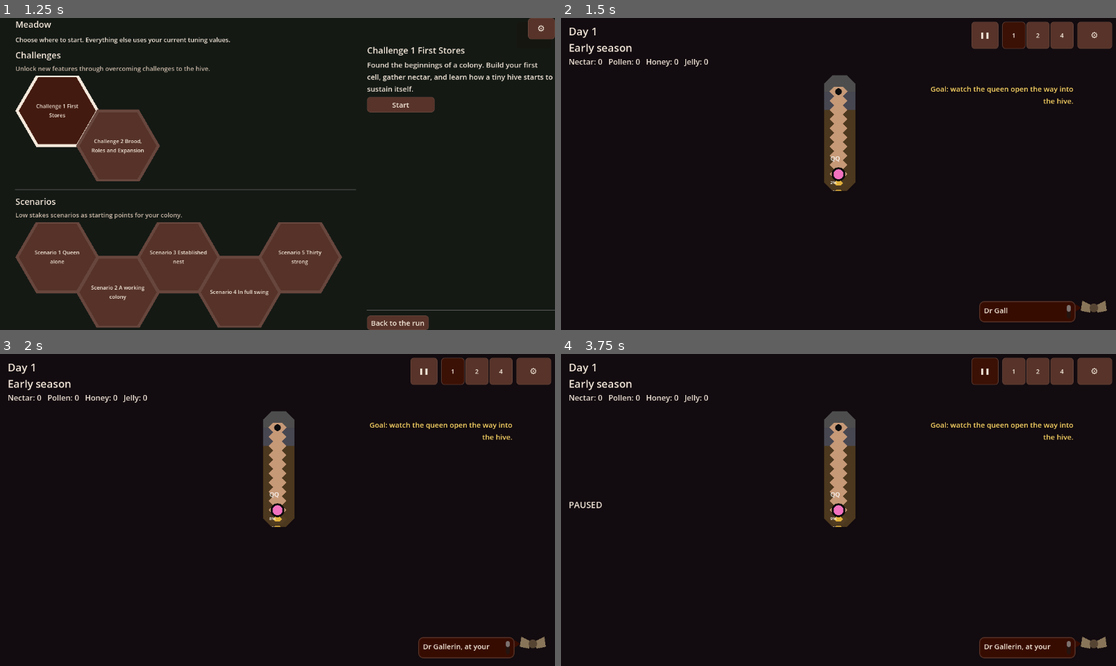
Above: before the commit, frames 1-4 (two rows, left to right).
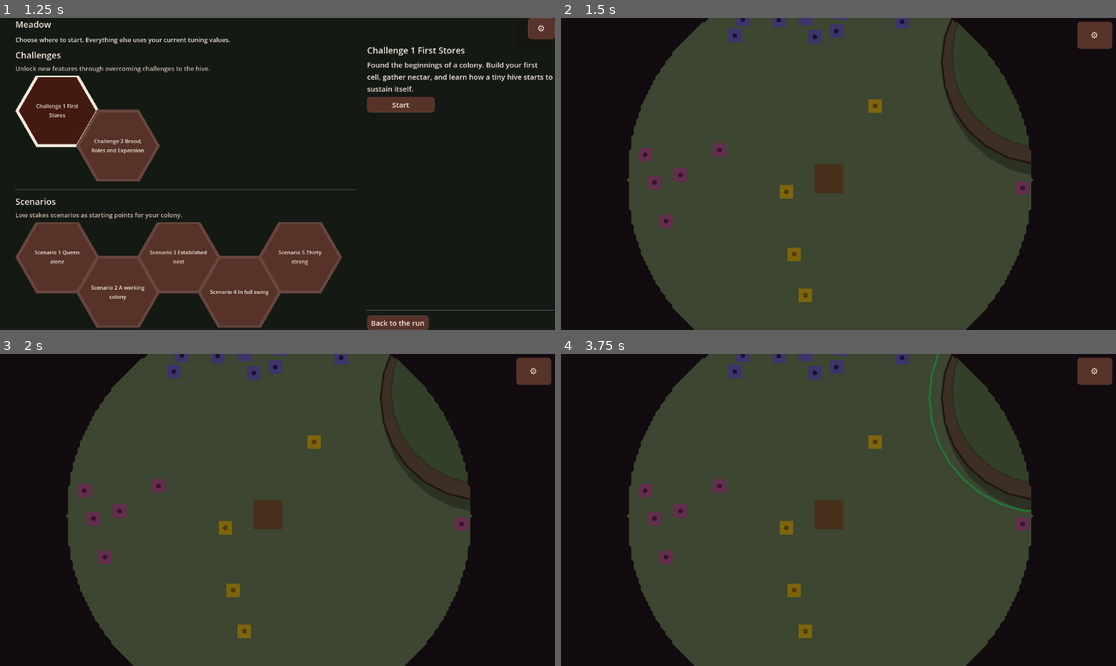
Above: after the commit, the same moments.

Repository: wonderburg7/meadow
Game: Godot game, scene res://scenes/Main.tscn
Two runs of this game, one before a commit and one after it. Both use one fixed random seed, a clock stepped at 60 frames per second and the inputs below.
Inputs (mouse positions are in pixels of both pictures, inside the frame that each line leads up to):
- Up to frame 1 (1.25 s): click (55, 111) at 0.52 s
- Up to frame 2 (1.5 s): click "Start" at 1.25 s
- Up to frame 3 (2 s): no input
- Up to frame 4 (3.75 s): click "⚙" at 2 s; click "Restart Run" at 2.75 s; click (982, 372) at 3.5 s, where only the run before the commit has a clickable "❚❚"

Frame 1 is identical in both runs. In frame 2, 67% of the frame differs, in the area x 1-99%, y 0-100%; in frame 3, 67%; in frame 4, 67%.
Error after the commit: Parse Error: Cannot find member "get_closest_point" in base "Rect2". (res://scripts/hud.gd:2110)

Commit message:
C1-26 -- finish outstanding work
Co-Authored-By: ChatGPT Codex <noreply@openai.com>

Diff:
--- a/scripts/challenge_runner.gd
+++ b/scripts/challenge_runner.gd
@@ -63,6 +63,10 @@
 var active: bool = false
 var _stage_index: int = 0
 var _marker: Polygon2D
+## Presentation belongs to the marker's owner too: the tween is created when
+## the marker becomes visible and is always killed with it, so a completed
+## stage cannot leave an invisible tween running.
+var _marker_pulse: Tween
 ## Ordered-point visit state shared by the hive inspection in 1.4 and the
 ## meadow tour in 1.7. Points stay local to their marker parent so the same
 ## helper works in either world without hard-coding the two worlds' offset.
@@ -257,6 +261,7 @@
 func _process(delta: float) -> void:
 	if not active:
 		return
+	_publish_marker_to_hud()
 	if Session.starting_level == 1 and _stage_index == 0:
 		_drive_opening_mine()
 	if Session.starting_level == 1:
@@ -513,12 +518,12 @@
 	if _marker == null or not is_instance_valid(_marker):
 		return
 	if _visit_point_index >= _visit_points.size():
-		_marker.visible = false
+		_set_marker_visible(false)
 		return
 	if _marker.get_parent() != _visit_marker_parent:
 		_marker.reparent(_visit_marker_parent, false)
 	_marker.position = _visit_points[_visit_point_index].position
-	_marker.visible = true
+	_set_marker_visible(true)
 
 ## Places the shared marker for the current beat. The ordered-visit helper can
 ## reparent it to either world; Bundle C uses the hive root, and Bundle D can
@@ -544,20 +549,54 @@
 		# but the centre is still the honest "build near here" anchor --
 		# same marker 1.5 already uses for the first cell.
 		_marker.position = main.world_building._hive_centre_local()
-		_marker.visible = true
+		_set_marker_visible(true)
 	elif stage_id in ["1.6", "1.19"]:
 		# Both beats are walked from inside the hive view -- the marker
 		# points at the interior doorway.
 		_marker.position = main.hive_entrance_inside()
-		_marker.visible = true
+		_set_marker_visible(true)
 	elif stage_id == "1.10":
 		# Unlike 1.6/1.19, this beat is walked from the meadow: point at
 		# the hive's meadow-side marker instead of the (meaningless out
 		# here) interior doorway coordinate.
 		_marker.position = main.hive.position
-		_marker.visible = true
+		_set_marker_visible(true)
 	else:
-		_marker.visible = false
+		_set_marker_visible(false)
+
+## Starts/stops the marker's unscaled heartbeat and sends its authoritative
+## world state to hud.gd. The HUD deliberately receives no marker node: it
+## cannot move or otherwise alter the runner-owned world presentation.
+func _set_marker_visible(value: bool) -> void:
+	if _marker == null or not is_instance_valid(_marker):
+		return
+	if _marker.visible == value:
+		_publish_marker_to_hud()
+		return
+	_marker.visible = value
+	if value:
+		_marker.scale = Vector2.ONE
+		_marker_pulse = create_tween()
+		_marker_pulse.set_pause_mode(Tween.TWEEN_PAUSE_PROCESS)
+		_marker_pulse.set_ignore_time_scale(true)
+		_marker_pulse.set_loops()
+		_marker_pulse.tween_property(_marker, "scale", Vector2(1.16, 1.16), 0.65) \
+			.set_trans(Tween.TRANS_SINE).set_ease(Tween.EASE_IN_OUT)
+		_marker_pulse.tween_property(_marker, "scale", Vector2.ONE, 0.65) \
+			.set_trans(Tween.TRANS_SINE).set_ease(Tween.EASE_IN_OUT)
+	else:
+		if _marker_pulse != null and _marker_pulse.is_valid():
+			_marker_pulse.kill()
+		_marker_pulse = null
+		_marker.scale = Vector2.ONE
+	_publish_marker_to_hud()
+
+func _publish_marker_to_hud() -> void:
+	if _marker == null or not is_instance_valid(_marker) or main == null or main.hud == null:
+		return
+	main.hud.set_stage_marker(
+		_marker.global_position, _marker.visible,
+		_marker.get_parent() == main.hive_root)
 
 ## Feeds the goal shelf (hud.gd's set_challenge_goal / UI_PLAN.md section
 ## 5): the stage's own goal text, the goal that was just completed
@@ -644,7 +683,7 @@
 	main.hud.set_challenge_goal("")
 	main.hud.set_queen_build_button_visible(false)
 	if _marker != null and is_instance_valid(_marker):
-		_marker.visible = false
+		_set_marker_visible(false)
 	if is_instance_valid(main.queen):
 		main.queen.energy_immune = false
 		main.queen.role_restricted_to = []
--- a/scripts/hud.gd
+++ b/scripts/hud.gd
@@ -18,6 +18,8 @@
 const UiIcon = preload("res://scripts/ui_icon.gd")
 const UiLayout = preload("res://scripts/ui_layout.gd")
 const UiPanelLayout = preload("res://scripts/ui_panel_layout.gd")
+const Shapes = preload("res://scripts/shapes.gd")
+const Stages = preload("res://scripts/challenge_stages.gd")
 
 # --- signals ------------------------------------------------------
 signal role_requested(role_name: String)
@@ -224,6 +226,22 @@
 ## back-reference -- only used to read main.challenge_runner's state for
 ## the selected-bee activity line.
 var main: Node2D
+
+## --- stage marker direction overlay ---------------------------------
+## This is intentionally an overlay rather than another persistent panel.
+## Its CanvasLayer is above Dr Gallerin (layer 15), so an arrow which has
+## been routed around a panel cannot then be drawn underneath that panel.
+const MARKER_ARROW_LAYER := 16
+const MARKER_ARROW_RADIUS := 18.0
+const MARKER_ARROW_EDGE_INSET := 24.0
+const MARKER_ARROW_HYSTERESIS := 2.0
+const MARKER_ARROW_SCAN_STEP := 4.0
+var marker_arrow_overlay: CanvasLayer
+var stage_marker_arrow: Polygon2D
+var _stage_marker_global_position := Vector2.ZERO
+var _stage_marker_visible: bool = false
+var _stage_marker_in_hive: bool = false
+var _marker_exclusion_rects: Array[Rect2] = []
 
 ## The top-left corner. Every readout lives in the colony window now;
 ## this shows only the ones the player has starred there, in a fixed
@@ -566,6 +584,7 @@
 	_build_command_tray()
 	_build_warning_banner()
 	_build_discard_dialog()
+	_build_stage_marker_arrow()
 	get_viewport().size_changed.connect(_on_viewport_size_changed)
 
 ## Re-caps the selection and command trays to the new viewport width
@@ -574,6 +593,30 @@
 func _on_viewport_size_changed() -> void:
 	_apply_selection_tray_width()
 	call_deferred("_resize_command_tray")
+	_update_stage_marker_arrow()
+
+func _build_stage_marker_arrow() -> void:
+	marker_arrow_overlay = CanvasLayer.new()
+	marker_arrow_overlay.name = "stage_marker_arrow_overlay"
+	marker_arrow_overlay.layer = MARKER_ARROW_LAYER
+	marker_arrow_overlay.process_mode = PROCESS_MODE_ALWAYS
+	add_child(marker_arrow_overlay)
+
+	stage_marker_arrow = Polygon2D.new()
+	stage_marker_arrow.name = "stage_marker_arrow"
+	# A three-sided Shapes circle starts with its point at +X. Rotating the
+	# node therefore aims it directly along the true screen-space bearing.
+	stage_marker_arrow.polygon = Shapes.circle_points(MARKER_ARROW_RADIUS, 3)
+	stage_marker_arrow.color = Stages.MARKER_COLOUR
+	stage_marker_arrow.visible = false
+	marker_arrow_overlay.add_child(stage_marker_arrow)
+
+## Called only by challenge_runner.gd. `in_hive` is presentation state from
+## the runner, not a HUD inference about where the marker belongs.
+func set_stage_marker(global_position: Vector2, visible: bool, in_hive: bool) -> void:
+	_stage_marker_global_position = global_position
+	_stage_marker_visible = visible
+	_stage_marker_in_hive = in_hive
 
 func _make_label(pos: Vector2, variation: String = "Body") -> Label:
 	var l := Label.new()
@@ -2012,6 +2055,7 @@
 
 func _process(_delta: float) -> void:
 	Perf.begin("hud")
+	_update_stage_marker_arrow()
 	if warning_panel.visible:
 		warning_timer -= _delta
 		var dwell_elapsed := Session.sim_time - _warning_shown_at >= MIN_DWELL_SECONDS
@@ -2037,6 +2081,79 @@
 		elif active_summary_kind == "":
 			_refresh_selection_text()
 	Perf.end("hud")
+
+## The runner supplies the marker's global point and world. This transform is
+## the camera-aware world-to-canvas conversion; CanvasLayer children use the
+## resulting viewport coordinates directly.
+func _stage_marker_screen_position() -> Vector2:
+	var root: Node2D = main.hive_root if _stage_marker_in_hive else main.meadow_root
+	return root.get_global_transform_with_canvas() * root.to_local(_stage_marker_global_position)
+
+func _update_stage_marker_arrow() -> void:
+	if stage_marker_arrow == null:
+		return
+	if not _stage_marker_visible or main == null or main.in_hive_view != _stage_marker_in_hive:
+		stage_marker_arrow.visible = false
+		return
+	var viewport_size := get_viewport().get_visible_rect().size
+	var marker_screen := _stage_marker_screen_position()
+	# A two-pixel hysteresis stops an exactly-edge marker alternating between
+	# its world glyph and the edge arrow as camera rounding changes by a pixel.
+	if marker_screen.x >= -MARKER_ARROW_HYSTERESIS and marker_screen.x <= viewport_size.x + MARKER_ARROW_HYSTERESIS \
+			and marker_screen.y >= -MARKER_ARROW_HYSTERESIS and marker_screen.y <= viewport_size.y + MARKER_ARROW_HYSTERESIS:
+		stage_marker_arrow.visible = false
+		return
+
+	var safe_edge := Rect2(
+		Vector2.ONE * MARKER_ARROW_EDGE_INSET,
+		viewport_size - Vector2.ONE * MARKER_ARROW_EDGE_INSET * 2.0)
+	var edge_point := safe_edge.get_closest_point(marker_screen)
+	_refresh_marker_exclusion_rects(viewport_size)
+	stage_marker_arrow.position = _slide_arrow_along_edge(edge_point, safe_edge)
+	stage_marker_arrow.rotation = (marker_screen - viewport_size * 0.5).angle()
+	stage_marker_arrow.visible = true
+
+## ui_layout.gd owns each persistent panel's geometry. The live controls give
+## their current, content-hugging height; their owner rectangles keep this
+## overlay tied to the same layout contract on resize and future reflow.
+func _refresh_marker_exclusion_rects(viewport_size: Vector2) -> void:
+	_marker_exclusion_rects.clear()
+	_append_marker_panel_exclusion(selection_panel, UiLayout.summary_panel_rect(viewport_size))
+	_append_marker_panel_exclusion(command_tray, UiLayout.command_tray_rect(viewport_size))
+	var gallerin_bubble: Control = null
+	if main != null and main.gallerin_panel != null:
+		gallerin_bubble = main.gallerin_panel.bubble
+	_append_marker_panel_exclusion(gallerin_bubble, UiLayout.gallerin_rect(viewport_size))
+	if corner_column != null and corner_column.visible:
+		_marker_exclusion_rects.append(corner_column.get_global_rect().grow(MARKER_ARROW_RADIUS))
+
+func _append_marker_panel_exclusion(panel: Control, owner_rect: Rect2) -> void:
+	if panel == null or not panel.visible or owner_rect.size.x <= 0.0 or owner_rect.size.y <= 0.0:
+		return
+	_marker_exclusion_rects.append(panel.get_global_rect().grow(MARKER_ARROW_RADIUS))
+
+func _slide_arrow_along_edge(edge_point: Vector2, edge_bounds: Rect2) -> Vector2:
+	if not _marker_arrow_obscured(edge_point):
+		return edge_point
+	var horizontal_edge := is_equal_approx(edge_point.y, edge_bounds.position.y) \
+		or is_equal_approx(edge_point.y, edge_bounds.end.y)
+	var limit: float = edge_bounds.size.x if horizontal_edge else edge_bounds.size.y
+	for offset in range(int(MARKER_ARROW_SCAN_STEP), int(limit + MARKER_ARROW_SCAN_STEP), int(MARKER_ARROW_SCAN_STEP)):
+		for direction in [-1.0, 1.0]:
+			var candidate := edge_point
+			if horizontal_edge:
+				candidate.x = clampf(edge_point.x + offset * direction, edge_bounds.position.x, edge_bounds.end.x)
+			else:
+				candidate.y = clampf(edge_point.y + offset * direction, edge_bounds.position.y, edge_bounds.end.y)
+			if not _marker_arrow_obscured(candidate):
+				return candidate
+	return edge_point # At the minimum supported viewport no clear edge exists.
+
+func _marker_arrow_obscured(point: Vector2) -> bool:
+	for panel_rect in _marker_exclusion_rects:
+		if panel_rect.has_point(point):
+			return true
+	return false
 
 func _request_designation(type: String) -> void:
 	if active_cell and is_instance_valid(active_cell):
Not shown, changed: FUNCTION_MAP.md
Not shown, added: checks/ready/C-48.md
